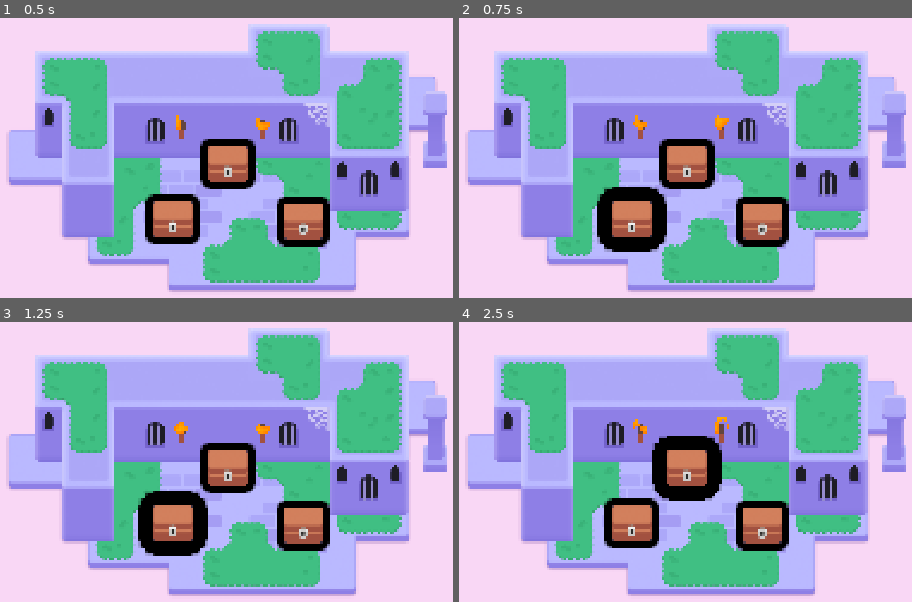
Above: before the commit, frames 1-4 (two rows, left to right).
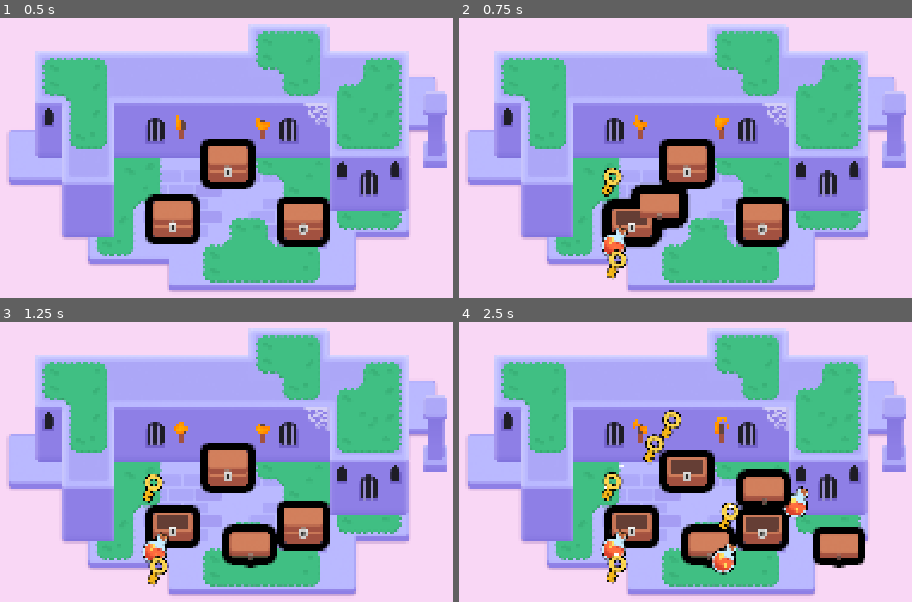
Above: after the commit, the same moments.

Repository: DannyMa67/M6-Looting
Game: Godot game, scene res://lessons/mini_dungeon.tscn
Same seed, same stepped clock (60 frames per second), same inputs: the game is played once before the commit and once after it.
Inputs (mouse positions are in pixels of both pictures, inside the frame that each line leads up to):
- Up to frame 1 (0.5 s): no input
- Up to frame 2 (0.75 s): tap Enter at 0.5 s; move the mouse to (631, 208) at 0.52 s; hold D (move_right) from 0.53 s (still down); tap Z at 0.6 s; click (631, 208) at 0.67 s
- Up to frame 3 (1.25 s): keep holding D (move_right); tap Space at 0.77 s
- Up to frame 4 (2.5 s): move the mouse to (762, 512) at 1.27 s; release D (move_right) at 1.28 s; hold S (move_down) 1.28-2.03 s; tap Z at 1.35, 2.1 s; click (762, 512) at 1.42 s; tap Space at 1.52 s; move the mouse to (685, 456) at 2.02 s; hold D (move_right) from 2.03 s (still down); click (685, 456) at 2.17 s

Frame 1 is identical in both runs. In frame 2, 3.4% of the frame differs, in the area x 30-52%, y 53-94%; in frame 3, 4.7%; in frame 4, 11%, in the area x 31-90%, y 31-94%.
Error after the commit: Invalid access to property or key 'list' on a base object of type 'null instance'. (res://addons/gdpractice/db/db.gd:37)

Commit message:
M6- Lesson 5-6

Diff:
--- a/lessons/chest/chest.gd
+++ b/lessons/chest/chest.gd
@@ -1,20 +1,52 @@
 extends Area2D
-@onready var canvas_group:CanvasGroup = $CanvasGroup
-func _ready() ->void:
+
+@export var possible_items: Array[PackedScene] = []
+
+@onready var canvas_group: CanvasGroup = $CanvasGroup
+@onready var animation_player: AnimationPlayer = $AnimationPlayer
+
+func _ready() -> void:
 	mouse_entered.connect(_on_mouse_entered)
 	mouse_exited.connect(_on_mouse_exited)
 	canvas_group.material.set_shader_parameter("line_thickness", 3.0)
 
-
-func set_line_thickness() -> void:
-	canvas_group.material.set_shader_parameter("line_thickness", 6.0)
 func set_outline_thickness(new_thickness: float) -> void:
 	canvas_group.material.set_shader_parameter("line_thickness", new_thickness)
 
-func	 _on_mouse_entered() -> void:
+func _on_mouse_entered() -> void:
 	var tween := create_tween()
 	tween.tween_method(set_outline_thickness, 3.0, 6.0, 0.08)
 
-func	 _on_mouse_exited() -> void:
+func _on_mouse_exited() -> void:
 	var tween := create_tween()
 	tween.tween_method(set_outline_thickness, 6.0, 3.0, 0.08)
+
+func _input_event(viewport: Viewport, event: InputEvent, shape_index: int):
+	var event_is_mouse_click: bool = (
+		event is InputEventMouseButton and
+		event.button_index == MOUSE_BUTTON_LEFT and
+		event.is_pressed()
+	)
+
+	if event_is_mouse_click:
+		open()
+
+func open() -> void:
+	animation_player.play("open")
+
+	input_pickable = false
+
+	if possible_items.is_empty():
+		return
+
+	for current_index in range(randi_range(1, 3)):
+		_spawn_random_item()
+
+func _spawn_random_item() -> void:
+	var loot_item: Area2D = possible_items.pick_random().instantiate()
+	add_child(loot_item)
+
+	var random_angle := randf_range(0.0, 2.0 * PI)
+	var random_direction := Vector2(1.0, 0.0).rotated(random_angle)
+	var random_distance := randf_range(60.0, 120.0)
+	loot_item.position = random_direction * random_distance
--- a/lessons/chest/chest.tscn
+++ b/lessons/items/chest.tscn
@@ -1,10 +1,13 @@
-[gd_scene load_steps=11 format=3 uid="uid://b27yxfpkfvoha"]
+[gd_scene load_steps=14 format=3 uid="uid://b27yxfpkfvoha"]
 
 [ext_resource type="Script" uid="uid://ct2mll12nooce" path="res://lessons/chest/chest.gd" id="1_65g6b"]
 [ext_resource type="Texture2D" uid="uid://c3hwsm5ugp8qw" path="res://lessons/chest/bottom.png" id="1_bkc6q"]
 [ext_resource type="Texture2D" uid="uid://bnem1cahhoxdk" path="res://lessons/chest/top.png" id="2_12as2"]
 [ext_resource type="Shader" uid="uid://lio2wmbue2of" path="res://lessons/chest/group_outline.gdshader" id="2_65g6b"]
+[ext_resource type="PackedScene" uid="uid://0i1g0cunmseb" path="res://lessons/items/apple.tscn" id="2_ileoi"]
 [ext_resource type="Texture2D" uid="uid://bu2jin246nel5" path="res://lessons/chest/lock.png" id="3_65g6b"]
+[ext_resource type="PackedScene" uid="uid://ctqyr0ufyoktk" path="res://lessons/items/key.tscn" id="3_anbmc"]
+[ext_resource type="PackedScene" uid="uid://hdxqgspfcaur" path="res://lessons/items/potion.tscn" id="4_aw1n7"]
 
 [sub_resource type="RectangleShape2D" id="RectangleShape2D_4q7cj"]
 size = Vector2(96, 84)
@@ -15,6 +18,21 @@
 shader_parameter/line_color = Color(0, 0, 0, 1)
 shader_parameter/line_thickness = 4.0
 shader_parameter/viewport_scale = Vector2(1, 1)
+
+[sub_resource type="Animation" id="Animation_4q7cj"]
+length = 0.001
+tracks/0/type = "value"
+tracks/0/imported = false
+tracks/0/enabled = true
+tracks/0/path = NodePath("CanvasGroup/Top:position")
+tracks/0/interp = 1
+tracks/0/loop_wrap = true
+tracks/0/keys = {
+"times": PackedFloat32Array(0),
+"transitions": PackedFloat32Array(1),
+"update": 0,
+"values": [Vector2(1, -19.625)]
+}
 
 [sub_resource type="Animation" id="Animation_65g6b"]
 resource_name = "open"
@@ -31,21 +49,6 @@
 "values": [Vector2(1, -19.625), Vector2(134, -56), Vector2(186, 46)]
 }
 
-[sub_resource type="Animation" id="Animation_4q7cj"]
-length = 0.001
-tracks/0/type = "value"
-tracks/0/imported = false
-tracks/0/enabled = true
-tracks/0/path = NodePath("CanvasGroup/Top:position")
-tracks/0/interp = 1
-tracks/0/loop_wrap = true
-tracks/0/keys = {
-"times": PackedFloat32Array(0),
-"transitions": PackedFloat32Array(1),
-"update": 0,
-"values": [Vector2(1, -19.625)]
-}
-
 [sub_resource type="AnimationLibrary" id="AnimationLibrary_1dn1d"]
 _data = {
 &"RESET": SubResource("Animation_4q7cj"),
@@ -54,10 +57,10 @@
 
 [node name="Chest" type="Area2D"]
 script = ExtResource("1_65g6b")
+possible_items = Array[PackedScene]([ExtResource("2_ileoi"), ExtResource("3_anbmc"), ExtResource("4_aw1n7")])
 
 [node name="CollisionShape2D" type="CollisionShape2D" parent="."]
-visible = false
-position = Vector2(-1, -37)
+position = Vector2(0, -12)
 shape = SubResource("RectangleShape2D_4q7cj")
 
 [node name="CanvasGroup" type="CanvasGroup" parent="."]
--- a/lessons/mini_dungeon.tscn
+++ b/lessons/mini_dungeon.tscn
@@ -1,6 +1,6 @@
 [gd_scene load_steps=12 format=3 uid="uid://cit7gnkdckyux"]
 
-[ext_resource type="PackedScene" uid="uid://b27yxfpkfvoha" path="res://lessons/chest/chest.tscn" id="1_jj8kc"]
+[ext_resource type="PackedScene" uid="uid://b27yxfpkfvoha" path="res://lessons/items/chest.tscn" id="1_jj8kc"]
 [ext_resource type="Texture2D" uid="uid://114x1a0rmx4l" path="res://assets/dungeon/smooth_dungeon_tileset.png" id="1_sym7n"]
 [ext_resource type="Texture2D" uid="uid://cae527caaj50v" path="res://assets/dungeon/shadow_map.png" id="2_jthdw"]
 [ext_resource type="Texture2D" uid="uid://dpym64uaptlhb" path="res://assets/dungeon/grass_tileset.png" id="3_5xjiv"]
--- a/project.godot
+++ b/project.godot
@@ -18,7 +18,6 @@
 [autoload]
 
 UITestPanel="*res://addons/gdpractice/tester/ui_test_panel.tscn"
-Metadata="*res://addons/gdpractice/practice_solutions/metadata.gd"
 
 [display]
 
